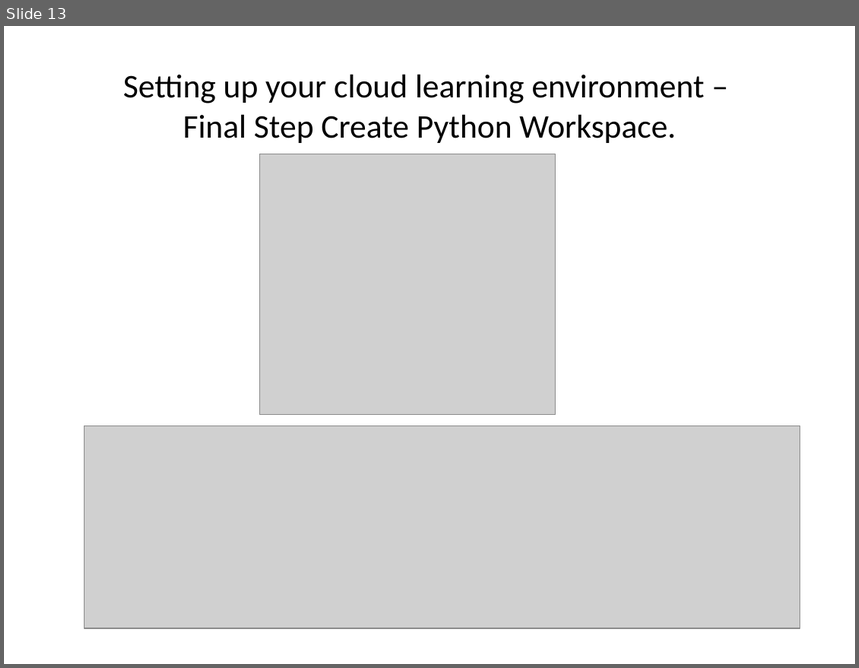
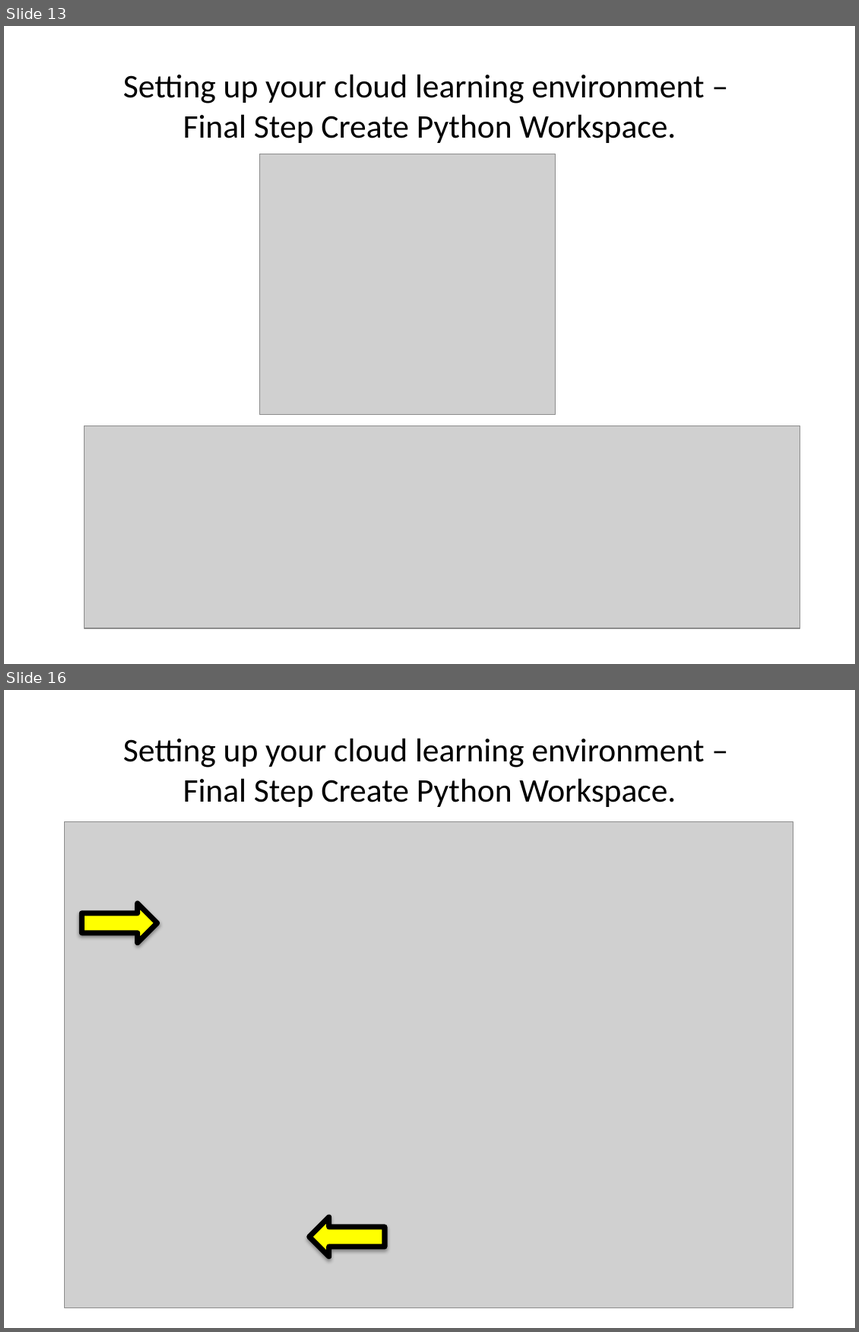
Before and after one commit to mohonaj/pythonintro, a slide deck: class01/LearnToCodeForWomenClass01.pptx. Shown one above the other, each under a label of ours: slide 13 before the commit, slides 13 and 16 after it; the slides between them are not shown. The pictures are 859x668 and 859x1332 pixels, drawn with LibreOffice and Linux fonts; fonts in the diff are those of the drawing; grey boxes stand for pictures. Boxes give left, top, right and bottom in pixels: in the first picture for what was removed or moved away, otherwise in the second. Text is boxed around its words. In the diff, an @@ line names an element or a change of style, - is before the commit and + after.

```diff
--- a/class01/LearnToCodeForWomenClass01.pptx
+++ b/class01/LearnToCodeForWomenClass01.pptx
@@ slide 16 added at box(4, 690, 855, 1328), background #FFFFFF @@
@@ title added at box(123, 738, 705, 807), 28 pt, text #000000 @@
+Setting up your cloud learning environment –
+Final Step Create Python Workspace.
@@ picture added at box(65, 822, 794, 1308) @@
@@ right arrow added at box(82, 904, 158, 943), fill #FFFF00, outline #000000 4.5 pt @@
@@ right arrow added at box(310, 1217, 386, 1257), fill #FFFF00, outline #000000 4.5 pt @@
```
Also in this commit, not shown: 1 slide changed, 3 other slides added, 1 other file.
